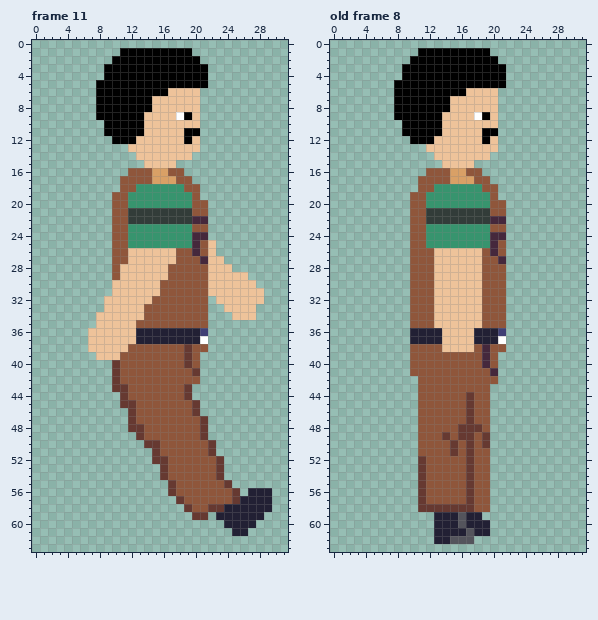
Two states of a pixel-art file, sprite_project/lakon.ase. This is how it looked before the edit.
32x64 pixels, 11 frames. Shown: frame 11, old frame 8. The commit also changed other frames, which this record leaves out.
After the commit:
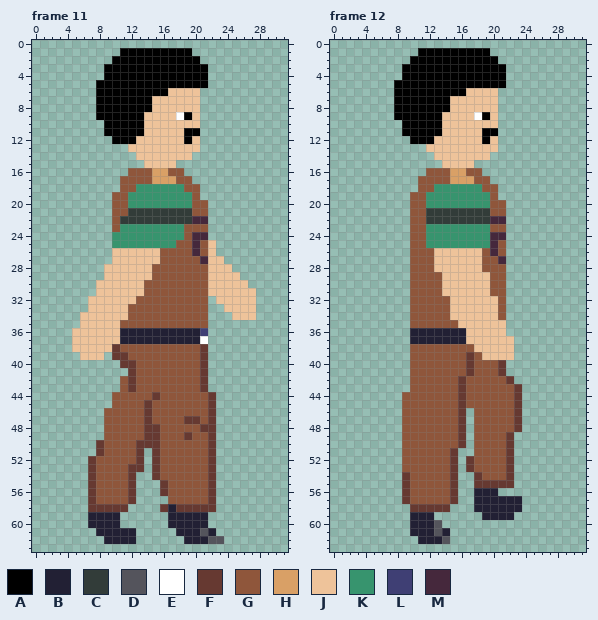
Palette (. is transparent): A #000000  B #222034  C #323c39  D #54545c  E #ffffff  F #663931  G #8f563b  H #d9a066  J #eec39a  K #37946e  L #3f3f74  M #45283c
A new or re-ordered frame is compared with the old frame closest to it.
Edits made:
frames 11 -> 18
--- frame 11
@@ x 0..31 @@
 21 ..........GGCCCCCCCCGG..........
-22 ..........GGCCCCCCCCMM..........
-23 ..........GGKKKKKKKKGG..........
-24 ..........GGKKKKKKKKMM..........
-25 ..........GGKKKKKKKKMGJ.........
-26 ..........GGJJJJJJGGMGJ.........
-27 ..........GGJJJJJJGGGMJJ........
-28 ..........GJJJJJJGGGGGJJJ.......
-29 ..........GJJJJJJGGGGGJJJJJ.....
-30 ..........JJJJJJGGGGGGJJJJJJ....
-31 ..........JJJJJJGGGGGGJJJJJJJ...
-32 .........JJJJJJGGGGGGG.JJJJJJ...
-33 .........JJJJJGGGGGGGG..JJJJ....
-34 ........JJJJJJGGGGGGGG...JJJ....
-35 ........JJJJJGGGGGGGGG..........
-36 .......JJJJJJBBBBBBBBL..........
-37 .......JJJJJJBBBBBBBBE..........
-38 .......JJJJJGGGGGGGFGG..........
-39 ........JJJGGGGGGGGFG...........
-40 ..........FGGGGGGGGFG...........
-41 ..........FGGGGGGGGGF...........
-42 ..........FGGGGGGGGGG...........
-43 ..........FFGGGGGGGF............
-44 ...........FGGGGGGGF............
-45 ...........FFGGGGGGGF...........
-46 ............FGGGGGGGF...........
-47 ............FGGGGGGGGF..........
-48 ............FFGGGGGGGF..........
-49 .............FGGGGGGGF..........
-50 ..............FFGGGGGGF.........
-51 ...............FGGGGGGF.........
-52 ...............FFGGGGGGF........
-53 ................FGGGGGGF........
-54 ................FGGGGGGF........
-55 .................FGGGGGGF.......
-56 .................FGGGGGGGF.BBB..
-57 ..................FGGGGGGFBBBB..
-58 ...................FGGFFBBBBBB..
-59 ....................FF.BBBBBB...
-60 ........................BBBB....
-61 .........................BB.....
-62 ................................
+22 ..........GCCCCCCCCCMM..........
+23 ..........GKKKKKKKKGGG..........
+24 ..........KKKKKKKKKGMM..........
+25 ..........KKKKKKKKGGMGJ.........
+26 ..........JJJJJJGGGGMGJ.........
+27 ..........JJJJJJGGGGGMJJ........
+28 .........JJJJJJGGGGGGGJJJ.......
+29 .........JJJJJJGGGGGGGJJJJ......
+30 ........JJJJJJGGGGGGGGJJJJJ.....
+31 ........JJJJJJGGGGGGGGJJJJJJ....
+32 .......JJJJJJGGGGGGGGG.JJJJJ....
+33 .......JJJJJGGGGGGGGGG..JJJJ....
+34 ......JJJJJJGGGGGGGGGG...JJJ....
+35 ......JJJJJGGGGGGGGGGG..........
+36 .....JJJJJJBBBBBBBBBBL..........
+37 .....JJJJJJBBBBBBBBBBE..........
+38 .....JJJJJFGGGGGGGGGGF..........
+39 ......JJJ.FFGGGGGGGGGF..........
+40 ...........FFGGGGGGGGF..........
+41 ............FGGGGGGGGF..........
+42 ...........GFGGGGGGGGF..........
+43 ...........GFGGGGGGGGF..........
+44 ..........GGGGGFGGGGGGF.........
+45 ..........GGGGFGGGGGGGF.........
+46 .........GGGGGFGGGGGGGF.........
+47 .........GGGGGFGGGGFFGF.........
+48 .........GGGGGFFGGGGGFF.........
+49 .........GGGGGFFGGGFGGF.........
+50 ........FGGGGFFFGGGGGGF.........
+51 ........FGGGGF.FGGGGGGF.........
+52 .......FGGGGGF.FGGGGGGF.........
+53 .......FGGGGFF.FGGGGGGF.........
+54 .......FGGGGF..FGGGGGGF.........
+55 .......FGGGGF...FGGGGGF.........
+56 .......FGGGGF...FGGGGGF.........
+57 .......FGGGGF....GGGGGF.........
+58 .......FFFFF....FBFFFFF.........
+59 .......BBBB......BBBBB..........
+60 .......BBBB......BBBBB..........
+61 ........BBBBB.....BBBDB.........
+62 .........BBBB......BBBDD........
 63 ................................
--- frame 12 is new; against old frame 8
@@ x 7..25 @@
 28 ...GGGJJJJJJGGG....
-29 ...GGGJJJJJJGGG....
-30 ...GGGJJJJJJGGG....
-31 ...GGGJJJJJJGGG....
-32 ...GGGJJJJJJGGG....
-33 ...GGGJJJJJJGGG....
-34 ...GGGJJJJJJGGG....
-35 ...GGGJJJJJJGGG....
-36 ...BBBBJJJJBBBL....
-37 ...BBBBJJJJBBBE....
-38 ...GGGGJJJJGMGG....
-39 ...GGGGGGGGGMG.....
-40 ...GGGGGGGGGMG.....
-41 ...GGGGGGGGGGM.....
-42 ....GGGGGGGGGG.....
-43 ....GGGGGGGGG......
-44 ....GGGGGGFGG......
-45 ....GGGGGGFGG......
-46 ....GGGGGGFGG......
-47 ....GGGGGGFGG......
-48 ....GGGGGFFFG......
-49 ....GGGFGFFGF......
-50 ....GGGGFGFGF......
-51 ....GGGGFGFGG......
-52 ....FGGGGGFGG......
-53 ....FGGGGGFGG......
-54 ....FGGGGGFGG......
-55 ....FGGGGGFGG......
-56 ....FGGGGGFGG......
-57 ....FGGGGGFGG......
-58 ....FFFFFFFGG......
-59 ......BBBDBB.......
-60 ......BBBDBBB......
-61 ......BBBBDBB......
-62 ......BBDDD........
+29 ...GGGGJJJJJJGG....
+30 ...GGGGJJJJJJGG....
+31 ...GGGGJJJJJJGG....
+32 ...GGGGGJJJJJJG....
+33 ...GGGGGJJJJJJG....
+34 ...GGGGGJJJJJJG....
+35 ...GGGGGGJJJJJJ....
+36 ...BBBBBBBJJJJJ....
+37 ...BBBBBBBJJJJJJ...
+38 ...GGGGGGGGJJJJJ...
+39 ...GGGGGGGFGJJJJ...
+40 ...GGGGGGGFGGGF....
+41 ...GGGGGGGFGGGF....
+42 ...GGGGGGFGGGGGF...
+43 ...GGGGGGFGGGGGGF..
+44 ..GGGGGGGFGGGGGGF..
+45 ..GGGGGGGFGGGGGGF..
+46 ..GGGGGGGF.GGGGGF..
+47 ..GGGGGGGF.GGGGGF..
+48 ..GGGGGGGF.GGGGGF..
+49 ..GGGGGGGF.GGGGF...
+50 ..GGGGGGGF.GGGGF...
+51 ..GGGGGGF..GGGGF...
+52 ..GGGGGGF.FGGGGF...
+53 ..GGGGGGF.FGGGGF...
+54 ..FGGGGGF..FGGGF...
+55 ..FGGGGGF..FFFFF...
+56 ..FGGGGGF..BBB.....
+57 ..FGGGGGF..BBBBBB..
+58 ...FFFFF...BBBBBB..
+59 ...BBB......BBBB...
+60 ...BBBD............
+61 ...BBBDB...........
+62 ....BBBD...........
 63 ...................
Boxes around the changes in both pictures, in picture pixels (x1, y1, x2, y2):
changed: (72, 216, 272, 544)
changed: (402, 272, 522, 544)
